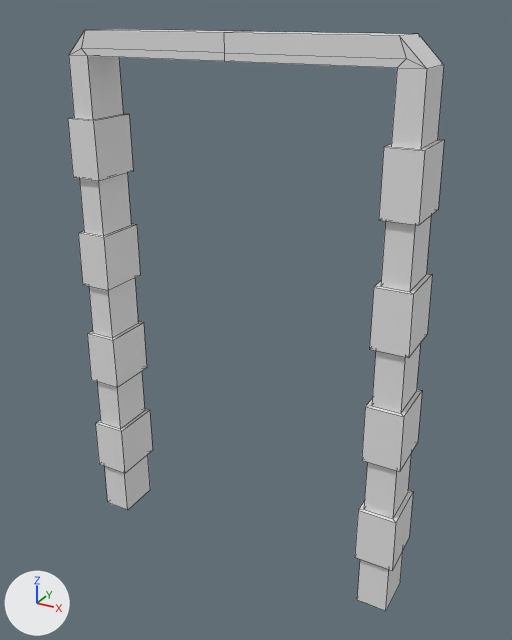
The FBX model Assets/Assets/ProceduralGeneration2/RoomMeshes/Door.fbx as it was, and as the next commit left it.
The view is the same before and after, from a 50 mm camera at (-6.24, -26.49, 6.47) aimed at (-9.86, -19.9, 3.17). The axes (+X, +Y, +Z) are drawn at lower left. The lights are the same throughout. Mesh edges are drawn as thin lines. Where no turn or scale is listed for an object, it has been applied to the vertices.

The first picture shows 'Door'.
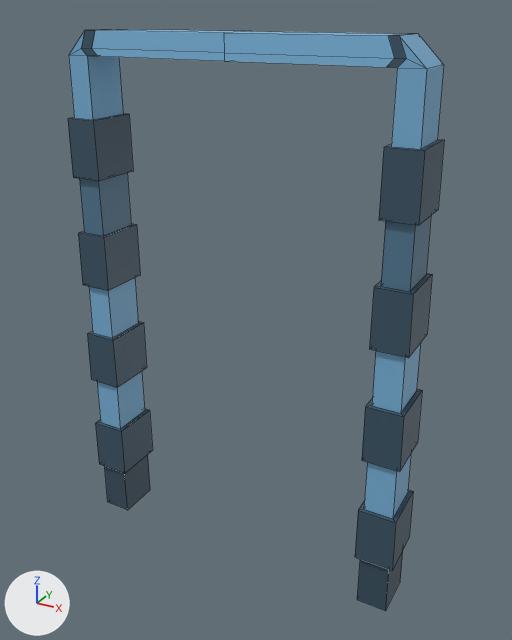
The newer file is also turned or shifted as a whole; pictures and numbers use the older file's frame.

Where the change shows, as pixel boxes (x1, y1, x2, y2) in the pictures (512 x 640 px):
```json
{"part": 1, "of": "me_cube_027", "change": "built on", "before": [81, 29, 413, 68], "after": [81, 29, 413, 68]}
{"part": 2, "of": "me_cube_027", "change": "recoloured", "before": [68, 31, 444, 611], "after": [68, 31, 444, 611], "on screen": "grey to blue"}
```

Edits to the scene script, one JSON object a line:
```json
{"op": "add", "block": "img_floor_png", "code": ["img_floor_png = load_image('Floor.png', 'RoomMaterials/Floor.png', 32, 32, 'sRGB')"]}
{"op": "add", "block": "mat_environment", "code": ["mat_environment = principled_material('Environment')", "mat_environment.texture = img_floor_png"]}
{"block": "me_cube_027", "where": "# used by ob_door; location = (-10.0, -20.0, 0.0)"}
{"op": "remove", "block": "me_cube_027", "code": "me_cube_027.from_pydata(...)  # 158 vertices, 160 faces; spans x -2.12..2.12, y -0.32..0.32, z 0.0..6.25"}
{"op": "add", "block": "me_cube_027", "code": "me_cube_027.from_pydata(...)  # 170 vertices, 172 faces; spans x -2.12..2.12, y -0.32..0.32, z 0.0..6.25"}
{"block": "me_cube_027", "change": "me_cube_027 part 1"}
{"block": "me_cube_027", "change": "12 faces are deleted"}
{"block": "me_cube_027", "change": "6 new vertices lie (-0.1, 0.0, 0.0) away from vertices in x 1.72..1.79, y -0.27..0.27, z 6.0..6.25"}
{"block": "me_cube_027", "change": "6 new vertices lie (0.15, 0.0, 0.0) away from vertices in x -1.79..-1.72, y -0.27..0.27, z 6.0..6.25"}
{"block": "me_cube_027", "change": "24 new faces join them"}
{"block": "me_cube_027", "change": "me_cube_027 part 2: 148 faces spanning x -2.12..2.12, y -0.32..0.32, z 0.0..6.25 switch from no material to mat_environment (picture img_floor_png)"}
```
